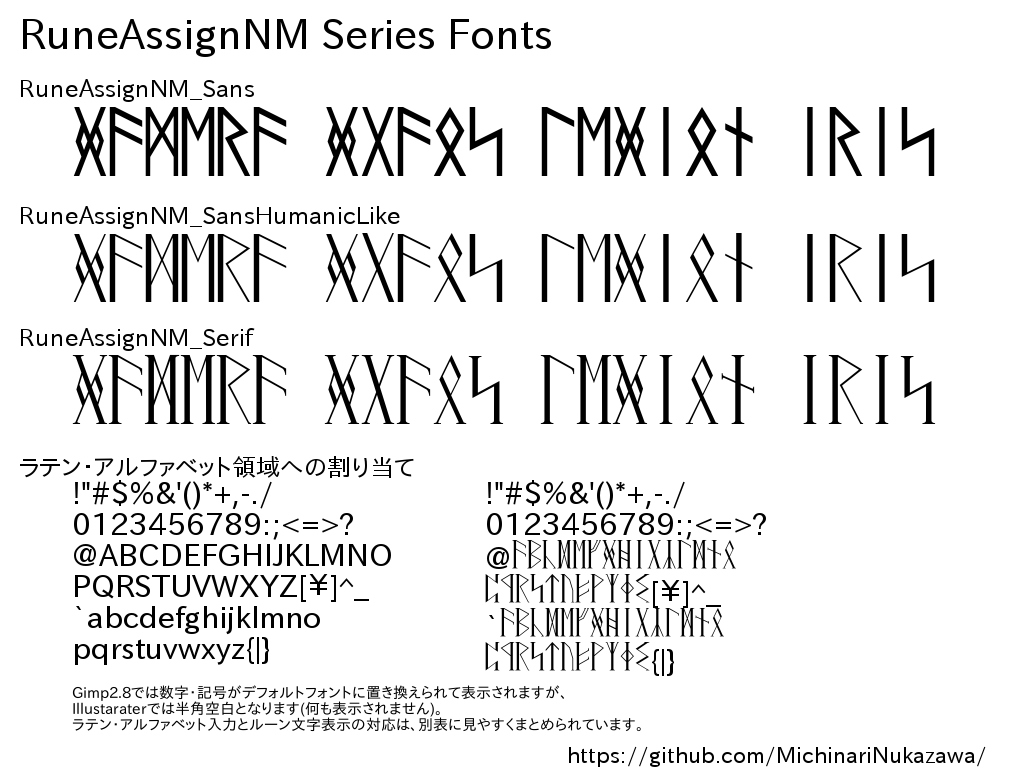
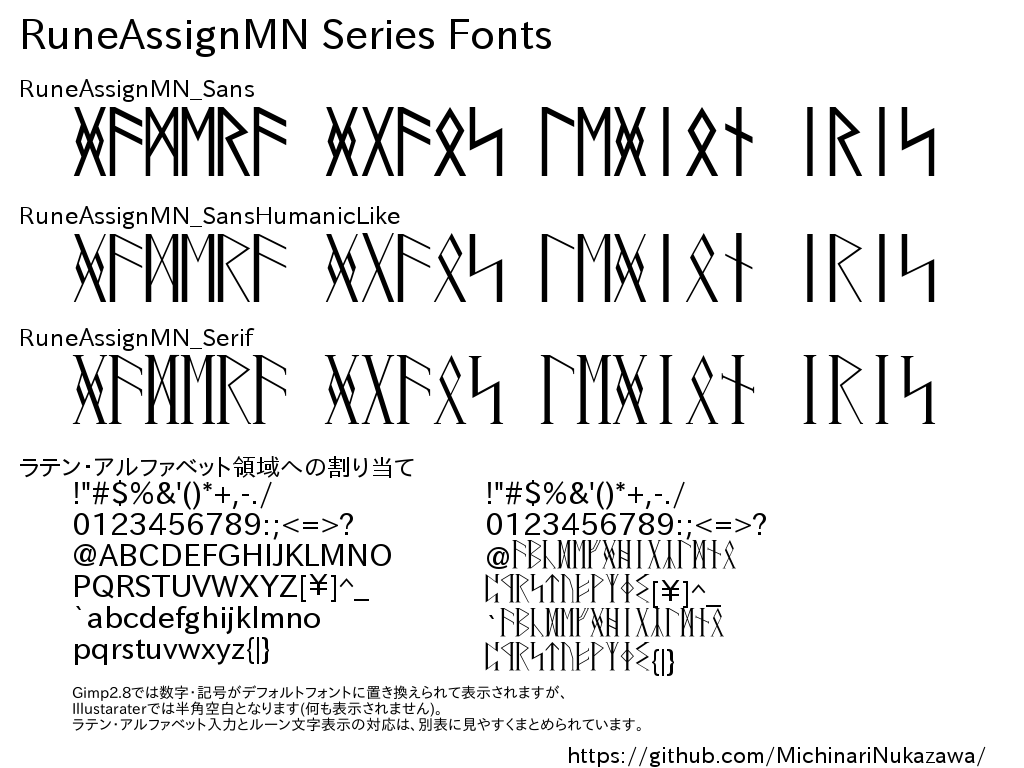
Comparing the layer stacks of the two 1024x768 images. Changes:
renamed "RuneAssignNM Series Fonts" to "RuneAssignMN Series Fonts", painted on it over [249, 19, 303, 49]
renamed "RuneAssignNM_Serif" to "RuneAssignMN_Serif", painted on it over [153, 329, 188, 346]
renamed "RuneAssignNM_SansHumanicLike" to "RuneAssignMN_SansHumanicLike", painted on it over [153, 207, 188, 224]
renamed "RuneAssignNM_Sans" to "RuneAssignMN_Sans", painted on it over [153, 80, 188, 97]
